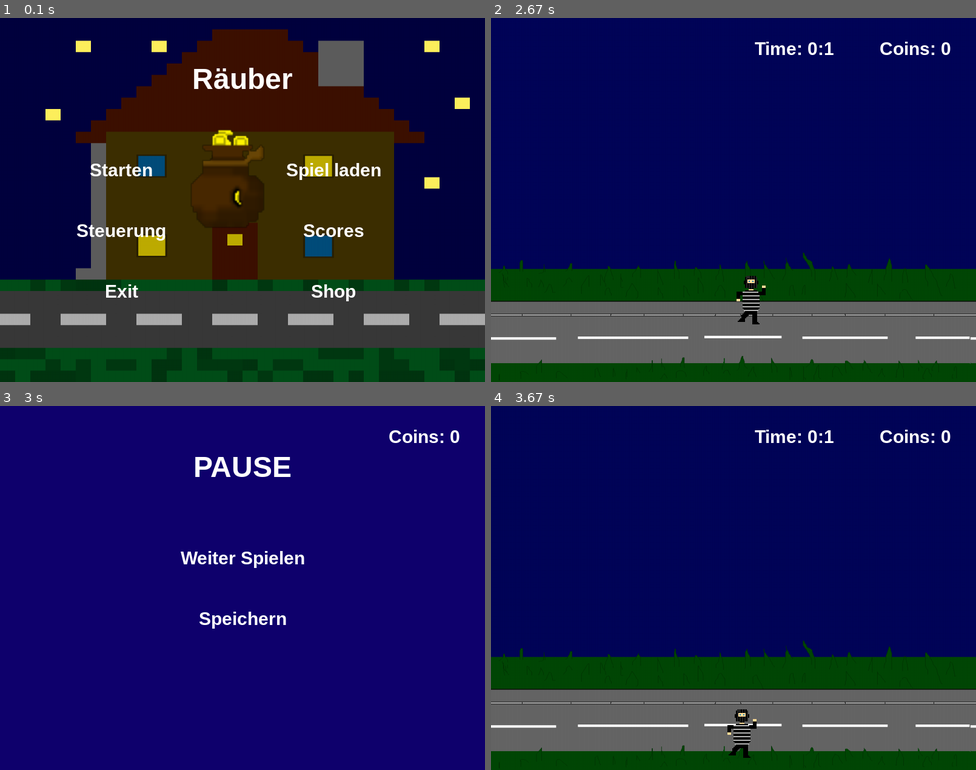
Above: before the commit, frames 1-4 (two rows, left to right).
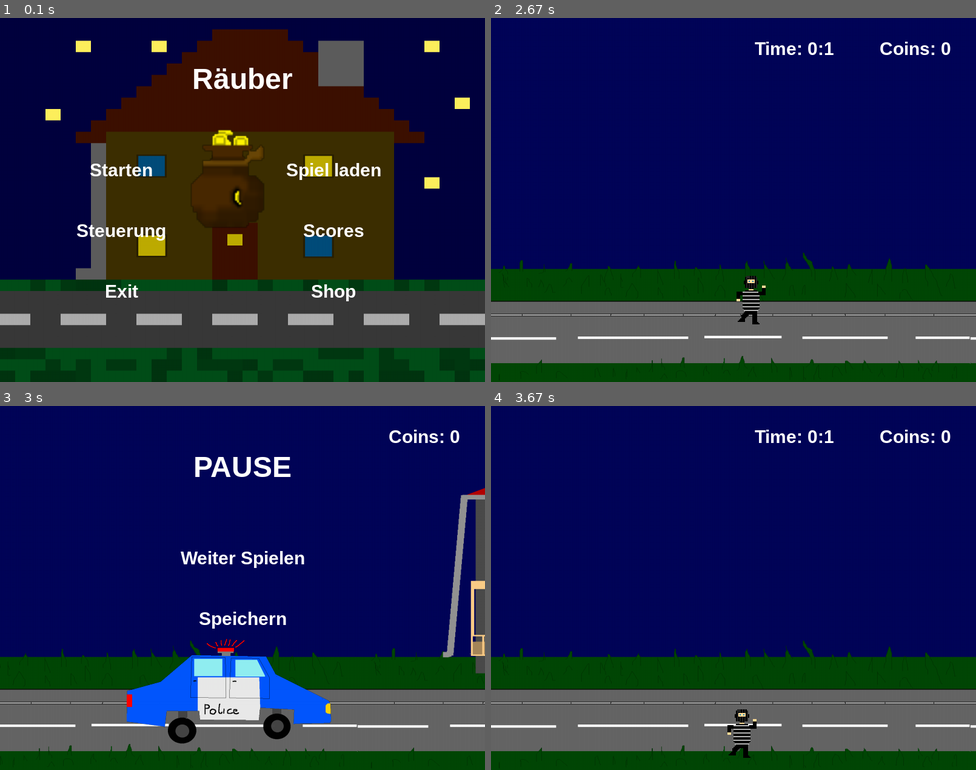
Above: after the commit, the same moments.

Repository: 25-26-1AHIF/pygameproject-rauber_david_jonas
Game: pygame game, started from game/main.py
The game is run twice, just before and just after one commit, with the same random seed, the same clock (stepped at 60 frames per second) and the same inputs.
Inputs:
- Up to frame 1 (0.1 s): no input
- Up to frame 2 (2.67 s): click "Starten" at 0.38 s; hold Right 0.67-1.13 s; hold Up 1.22-1.52 s; hold Right 1.55-2.02 s; hold Left 2.05-2.58 s; hold Down from 2.62 s (still down)
- Up to frame 3 (3 s): release Down at 2.92 s; tap Space at 2.95 s
- Up to frame 4 (3.67 s): click "Weiter Spielen" at 3.33 s; hold Left from 3.62 s (still down)

Frames 1-2 are identical in both runs. In frame 3, 33% of the frame differs, in the area x 0-100%, y 22-100%; in frame 4, nothing differs.

Commit message:
Paused_Screen.py hintergrund gemacht

Diff:
--- a/game/objects/Screens/Paused_Screen.py
+++ b/game/objects/Screens/Paused_Screen.py
@@ -15,6 +15,22 @@
     speichern_text = gv.FONT_MIDDLE.render("Speichern", True, "white")
     speichern_rect = speichern_text.get_rect(center=(gv.SCREEN_WIDTH / 2, 350))
     coins = Coins(screen)
+    straße = Bilder("../assats/Bilder/Häuser_reihe_fertig.png", 1, pygame.Rect(0, 0, 8192, 1024), 80)
+    straße.load_spritesheet()
+    orginal_straße = straße.images
+    bg_width = gv.SCREEN_WIDTH * 8
+    bg_height = gv.SCREEN_HIGHT
+    groesse_straße = (bg_width, bg_height)
+    straße.images = [pygame.transform.smoothscale(img, groesse_straße) for img in orginal_straße]
+
+    Polizei_auto = Bilder("../assats/Bilder/Polizei_auto.png", 2, pygame.Rect(0, 0, 1024, 1024), 30)
+    Polizei_auto.load_spritesheet()
+    orginal_Polizei_auto = Polizei_auto.images
+    groesse_Polizei_auto = (400, 400)
+    Polizei_auto.images = [pygame.transform.smoothscale(img, groesse_Polizei_auto) for img in orginal_Polizei_auto]
+
+    xpos_straße = 0
+    framecounter = 0
 
     while True:
         for event in pygame.event.get():
@@ -32,7 +48,14 @@
                     save_game()
                     return GameScreens.MAIN
 
-        screen.fill((14, 0, 108))
+        xpos_straße += 70
+        if xpos_straße >= bg_width-1024:
+            xpos_straße = 0
+        framecounter += 1
+
+        screen.fill(("black"))
+        straße.draw(screen, xpos_straße*-1, 0, 10)
+        Polizei_auto.draw(screen, gv.SCREEN_WIDTH/2-groesse_Polizei_auto[1]/2, 200, framecounter)
         screen.blit(pause_text, pause_text_rect)
         screen.blit(weiter_text, weiter_text_rect)
         screen.blit(speichern_text, speichern_rect)
Binary file added: assats/Bilder/Polizei_auto.png
